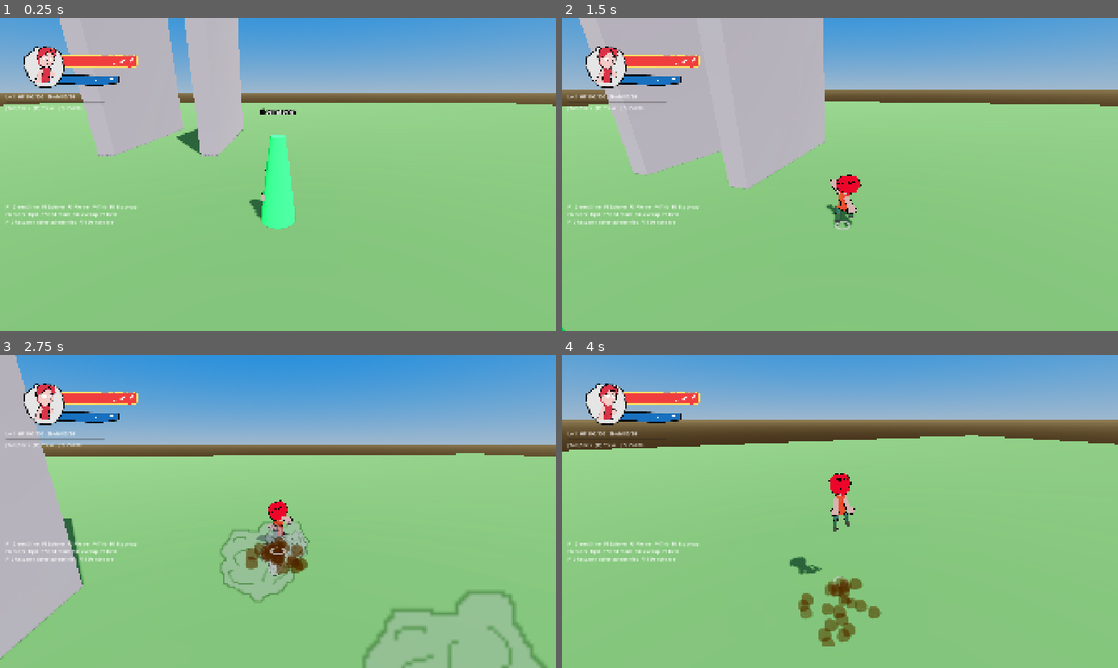
Above: before the commit, frames 1-4 (two rows, left to right).
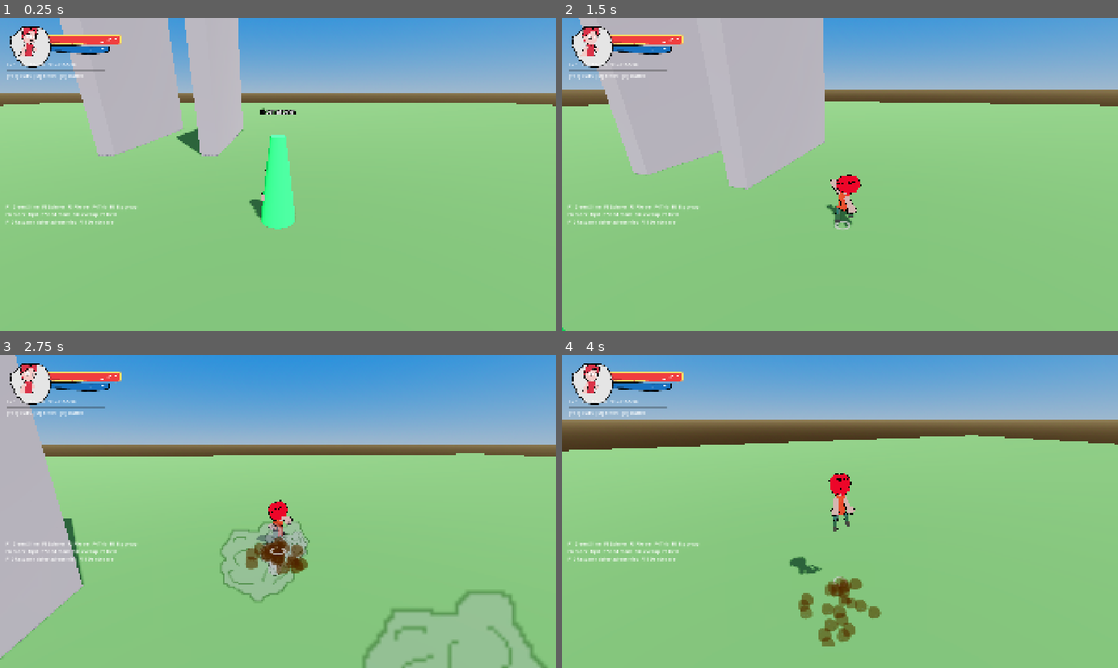
Above: after the commit, the same moments.

Repository: doggoanim/Krits
Game: Godot game, scene res://main.tscn
The game is run twice, just before and just after one commit, with the same random seed, the same clock (stepped at 60 frames per second) and the same inputs.
Inputs (mouse positions are in pixels of both pictures, inside the frame that each line leads up to):
- Up to frame 1 (0.25 s): no input
- Up to frame 2 (1.5 s): tap Enter at 0.5 s; move the mouse to (867, 174) at 0.52 s; hold Ctrl (crouch_pound) 0.53-1.28 s; hold W (move_forward) from 0.53 s (still down); tap Space (jump) at 0.77 s; move the mouse to (812, 174) at 1.27 s; tap E (interact) at 1.35 s
- Up to frame 3 (2.75 s): keep holding W (move_forward); tap Space (jump) at 1.52 s; move the mouse to (289, 505) at 2.02 s; hold Shift (roll_dive) from 2.03 s (still down)
- Up to frame 4 (4 s): keep holding W (move_forward); move the mouse to (834, 517) at 2.77 s; release Shift (roll_dive) at 2.78 s; tap Ctrl (crouch_pound) at 2.85 s; tap Space (jump) at 3.02, 3.77 s; move the mouse to (878, 514) at 3.52 s; tap E (interact) at 3.6 s

The runs differ from the first frame. In frame 1, 3.1% of the frame differs, in the area x 0-25%, y 2-30%; in frame 2, 3.1%; in frame 3, 3.1%, in the area x 1-25%, y 2-30%; in frame 4, 3.1%.

Commit message:
Reposition the whole meter cluster to match the latest reference image
Measured the portrait/HP/stamina positions and sizes directly off the
reference (portrait at the screen corner, HP overlapping its right
side, stamina stacked tight underneath), scaled down to a sane HUD
size and re-anchored to a (24, 20) margin. This replaces the much
larger, more spread-out layout from the last several ad-hoc nudges.
Widths follow the reference; heights are derived from each asset's own
aspect ratio so the art isn't stretched.

Co-Authored-By: Claude Sonnet 5 <noreply@anthropic.com>
Claude-Session: https://claude.ai/code/session_01TYpdm1jACUqsWG6yyTxbgm

Diff:
--- a/ui/hud.gd
+++ b/ui/hud.gd
@@ -21,24 +21,30 @@
 const STAMINA_FILL_TEX := preload("res://assets/ui/stamina_fill.png")
 const PORTRAIT_FRAME_TEX := preload("res://assets/ui/portrait_frame_crop.png")
 
-const PORTRAIT_POS := Vector2(70.0, 90.0)
-const PORTRAIT_FRAME_SIZE := Vector2(170.0, 130.0)   ## matches portrait_frame_crop.png's own aspect,
-                                                      ## scaled up
-const PORTRAIT_VIEW_SIZE := Vector2(120.0, 120.0)    ## the live 3D render stays square (so the
+## Positions/sizes below are measured directly off the latest reference image
+## (portrait top-left corner, HP overlapping its right side, stamina stacked
+## tight underneath), scaled down to a sane HUD size and re-anchored to a
+## (24, 20) screen margin instead of wherever the designer happened to draw
+## it on their canvas. Widths come straight from that reference; heights
+## follow from each asset's own aspect ratio instead, so the art doesn't
+## stretch.
+const PORTRAIT_POS := Vector2(24.0, 20.0)
+const PORTRAIT_FRAME_SIZE := Vector2(145.0, 111.0)   ## matches portrait_frame_crop.png's own aspect
+const PORTRAIT_VIEW_SIZE := Vector2(102.0, 102.0)    ## the live 3D render stays square (so the
                                                       ## character isn't stretched) and sits centered
                                                       ## inside the frame art, sized to fill it while
                                                       ## still leaving its hand-drawn border visible
-const PORTRAIT_VIEW_Y_NUDGE := 10.0   ## shifts just the live render (not the frame art) down a bit
-                                      ## within its centered slot
+const PORTRAIT_VIEW_Y_NUDGE := 8.0   ## shifts just the live render (not the frame art) down a bit
+                                     ## within its centered slot
 
-const HP_POS := Vector2(146.0, 118.0)   ## overlaps the portrait's right half, like the reference
-const HP_SIZE := Vector2(340.0, 66.0)       ## matches health_fill.png's aspect (294x57)
-const STAMINA_POS := Vector2(146.0, 186.0)   ## back below the HP bar
-const STAMINA_SIZE := Vector2(280.0, 58.0)  ## matches stamina_fill.png's aspect (254x53)
+const HP_POS := Vector2(156.0, 50.0)   ## overlaps the portrait's right half, like the reference
+const HP_SIZE := Vector2(270.0, 52.0)       ## matches health_fill.png's aspect (294x57)
+const STAMINA_POS := Vector2(164.0, 86.0)   ## stacked tight under the HP bar
+const STAMINA_SIZE := Vector2(224.0, 47.0)  ## matches stamina_fill.png's aspect (254x53)
 
 const TRACK_TINT := Color(0.3, 0.3, 0.32, 0.5)   ## dims the same art to stand in as its own empty track
 
-const READOUT_POS := Vector2(20.0, 260.0)
+const READOUT_POS := Vector2(24.0, 150.0)
 const READOUT_WIDTH := 340.0
 
 var _hp_fill: TexturedSlantedBar
